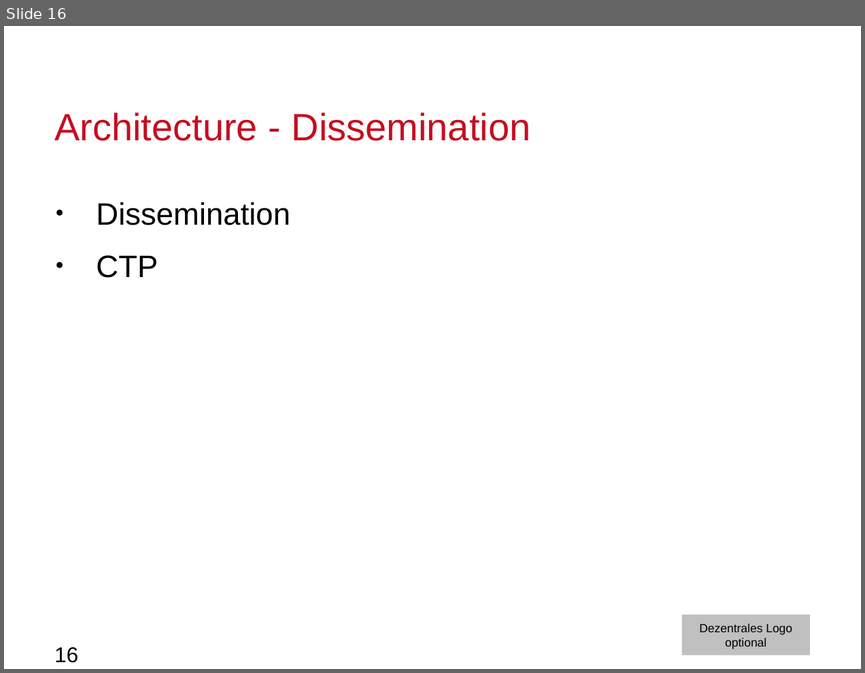
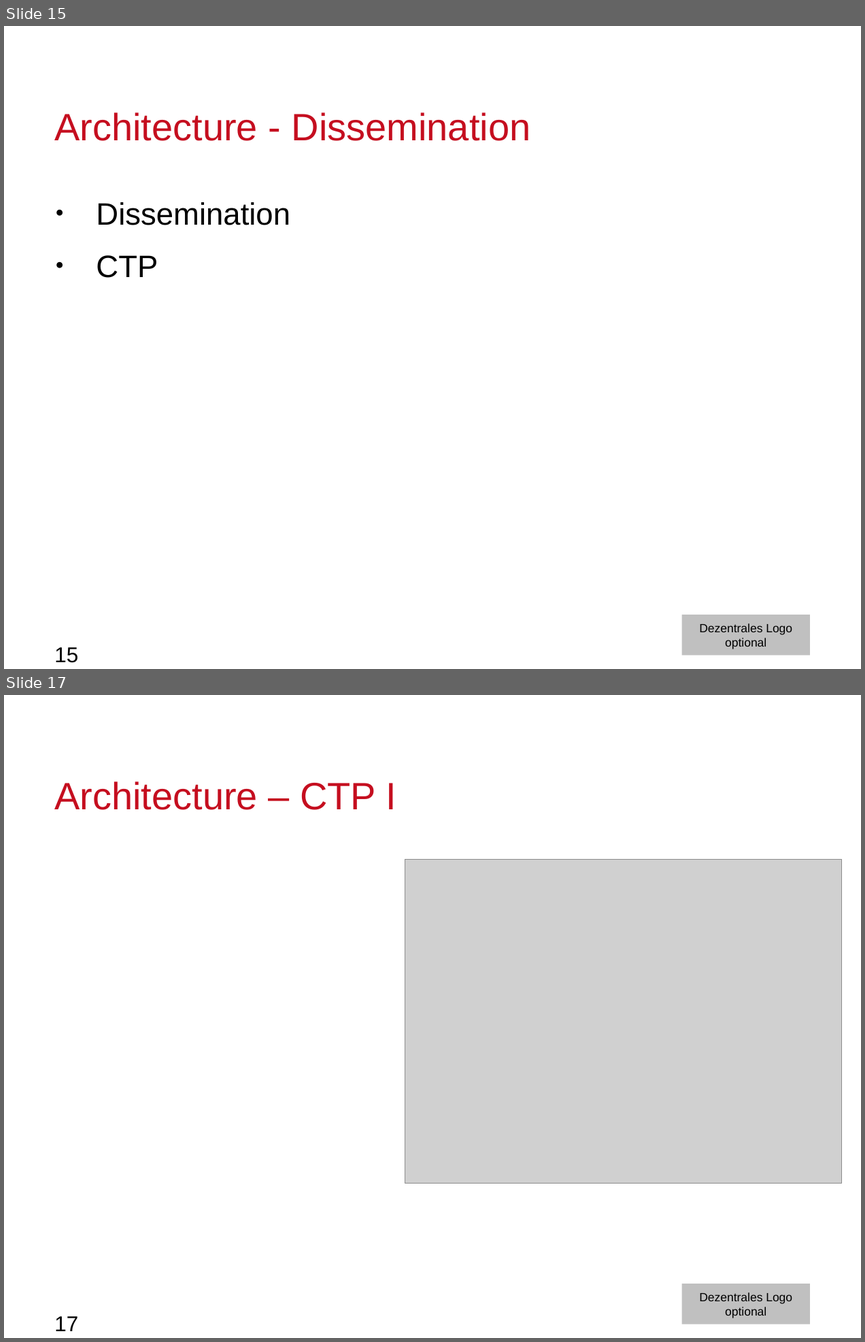
Before and after one commit to moritzschaefer/SensorSequence, a slide deck: docs/MeilensteinNrOne.odp. Shown one above the other, each under a label of ours: slide 16 before the commit, slides 15 and 17 after it; the slides between them are not shown. The pictures are 865x673 and 865x1342 pixels, drawn with LibreOffice and Linux fonts; fonts in the diff are those of the drawing; grey boxes stand for pictures; background and template pictures are left out. Boxes give left, top, right and bottom in pixels: in the first picture for what was removed or moved away, otherwise in the second. Text is boxed around its words. In the diff, an @@ line names an element or a change of style, - is before the commit and + after.

```diff
--- a/docs/MeilensteinNrOne.odp
+++ b/docs/MeilensteinNrOne.odp
@@ slide 17 added at (4,695,861,1338), background #FFFFFF; not listed: 1 template element that a slide beside it also shows @@
@@ title added at (54,781,397,810), 32 pt, text #C50E1F @@
+Architecture – CTP I
@@ picture added at (405,859,841,1183) @@
@@ page number added at (54,1316,78,1331), 18 pt, text #000000 @@
+17
@@ what was slide 16 is now slide 15 @@
@@ page number at (54,647,78,662): text changed @@
-16
+15
```
Also in this commit, not shown: 2 slides changed.
